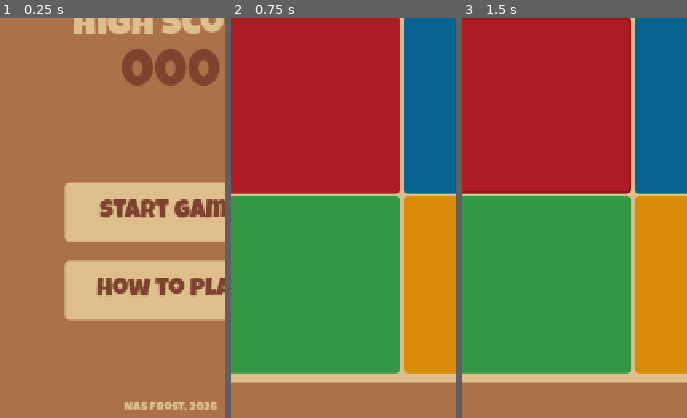
Above: before the commit, frames 1-3 (left to right).
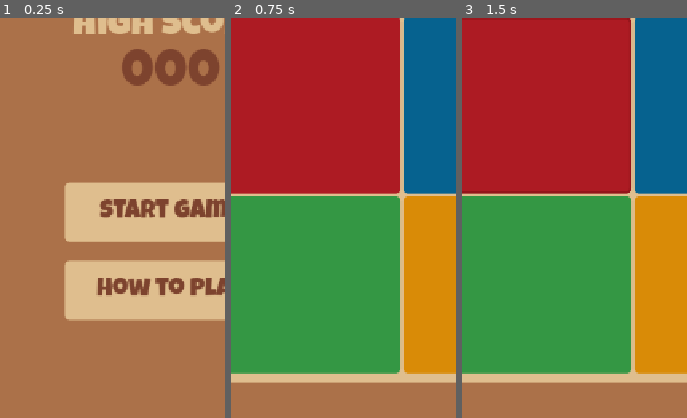
Above: after the commit, the same moments.

Repository: nasfrost/alvin-says
Game: Godot game, scene res://scenes/home.tscn
The game is run twice, just before and just after one commit, with the same random seed, the same clock (stepped at 60 frames per second) and the same inputs.
Inputs (mouse positions are % of the whole screen's width and height, from its top left):
- Up to frame 1 (0.25 s): no input
- Up to frame 2 (0.75 s): click "Start Game" at 0.5 s
- Up to frame 3 (1.5 s): click (30, 61) at 1.25 s
The pictures show only the part of the screen within x 12-62%, y 50-100%; the shares and areas given below are measured in that part.

The runs differ from the first frame. In frame 1, 0.6% of the frame differs, in the area x 55-97%, y 96-98%; in frame 2, nothing differs; in frame 3, nothing differs.

Commit message:
removed attribute on home fixed icons on android fixed highscore text appearing on first game

Diff:
--- a/project.godot
+++ b/project.godot
@@ -11,7 +11,7 @@
 [application]
 
 config/name="Alvin Says!"
-config/version="1.0.1"
+config/version="1.0.2"
 run/main_scene="res://scenes/home.tscn"
 config/features=PackedStringArray("4.5", "Mobile")
 boot_splash/bg_color=Color(0.67058825, 0.44313726, 0.28627452, 1)
--- a/scenes/home.tscn
+++ b/scenes/home.tscn
@@ -101,22 +101,5 @@
 script = ExtResource("4_yxilm")
 metadata/scene = "res://scenes/how_to_play.tscn"
 
-[node name="credits" type="Label" parent="."]
-layout_mode = 1
-anchors_preset = 7
-anchor_left = 0.5
-anchor_top = 1.0
-anchor_right = 0.5
-anchor_bottom = 1.0
-offset_left = -170.0
-offset_top = -30.0
-offset_right = 170.0
-offset_bottom = -9.0
-grow_horizontal = 2
-grow_vertical = 0
-theme_type_variation = &"light_label"
-text = "Nas Frost, 2026"
-horizontal_alignment = 1
-
 [connection signal="pressed" from="button_container/start" to="button_container/start" method="_on_pressed"]
 [connection signal="pressed" from="button_container/how_to_play" to="button_container/how_to_play" method="_on_pressed"]
--- a/scripts/game.gd
+++ b/scripts/game.gd
@@ -133,7 +133,9 @@
 
 	score += 1
 	if score > global.highscore:
-		if not highscore_achieved and global.highscore > 0:
+		if global.highscore == 0:
+			highscore_achieved = true
+		if not highscore_achieved:
 			var message = $message
 			message.text = "High Score!"
 			message.force_update_transform()
Not shown, changed: export_presets.cfg
Binary file changed: icons/android_fg_icon.png
Binary file changed: icons/android_icon.png
Binary file changed: icons/icon.png
